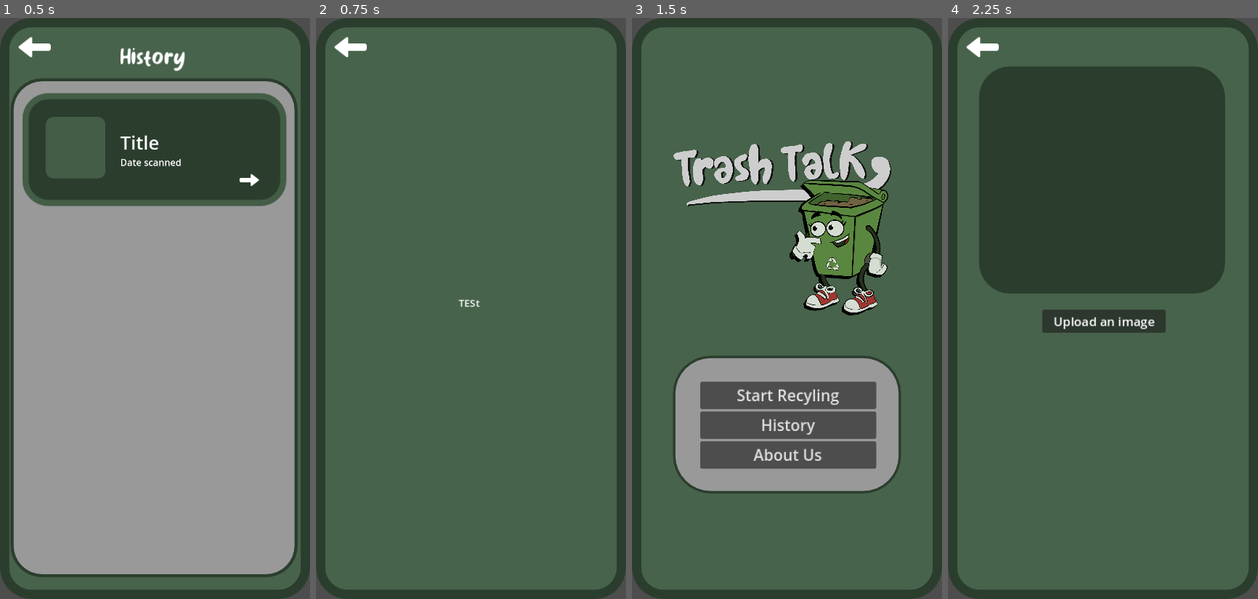
Above: before the commit, frames 1-4 (left to right).
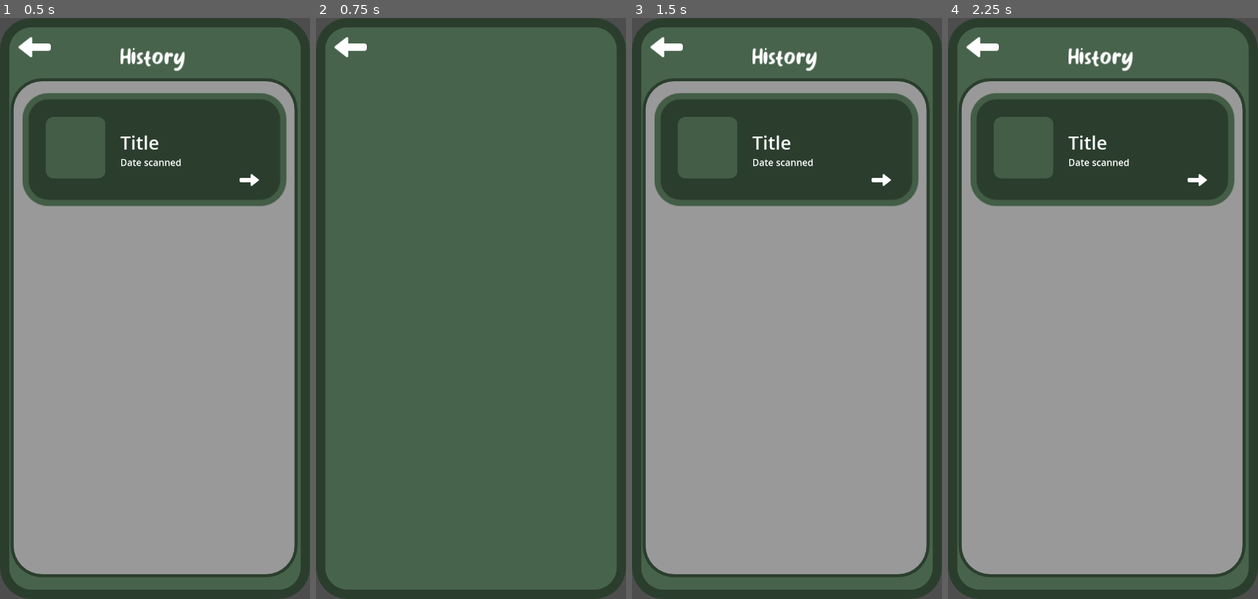
Above: after the commit, the same moments.

Repository: JeremieBolduc/polyhx-h2024
Game: Godot game, scene res://Application/history.tscn
The game is run twice, just before and just after one commit, with the same random seed, the same clock (stepped at 60 frames per second) and the same inputs. This scene is started directly instead of the project's main scene.
Inputs (mouse positions are in pixels of both pictures, inside the frame that each line leads up to):
- Up to frame 1 (0.5 s): no input
- Up to frame 2 (0.75 s): click "............" at 0.5 s
- Up to frame 3 (1.5 s): click (666, 47) at 1.25 s
- Up to frame 4 (2.25 s): click (1103, 395) at 2 s, where only the run before the commit has a clickable "Start Recyling"

Frame 1 is identical in both runs. In frame 2, less than 0.1% of the frame differs, in the area x 45-53%, y 48-50%; in frame 3, 68%, in the area x 3-97%, y 3-97%; in frame 4, 68%.

Commit message:
go Jeremie go

Diff:
--- a/Godot/Application/about_us.tscn
+++ b/Godot/Application/about_us.tscn
@@ -24,6 +24,7 @@
 
 [node name="Screen" parent="." instance=ExtResource("1_yvbqf")]
 layout_mode = 1
+urlToMainMenu = "res://Application/main_screen.tscn"
 
 [node name="Panel2" type="Panel" parent="Screen"]
 custom_minimum_size = Vector2(460, 350)
--- a/Godot/Application/button_template.gd
+++ b/Godot/Application/button_template.gd
@@ -14,3 +14,6 @@
 func _on_button_pressed():
 	print("okesdpofks")
 	get_tree().change_scene_to_file(urlToHistoryItem)
+
+func setup(itemInfo):
+	pass
--- /dev/null
+++ b/Godot/Application/history.gd
@@ -0,0 +1,11 @@
+extends Control
+
+
+# Called when the node enters the scene tree for the first time.
+func _ready():
+	pass # bd
+
+
+# Called every frame. 'delta' is the elapsed time since the previous frame.
+func _process(delta):
+	pass
--- a/Godot/Application/history.tscn
+++ b/Godot/Application/history.tscn
@@ -1,5 +1,6 @@
-[gd_scene load_steps=5 format=3 uid="uid://bpeyix2lmttp0"]
+[gd_scene load_steps=6 format=3 uid="uid://bpeyix2lmttp0"]
 
+[ext_resource type="Script" path="res://Application/history.gd" id="1_cxvl5"]
 [ext_resource type="PackedScene" uid="uid://d4b8037q6kkr0" path="res://Application/template.tscn" id="1_nws43"]
 [ext_resource type="FontFile" uid="uid://gxpgup0y8y27" path="res://Media/Font/Sakamoto.ttf" id="2_n7uvu"]
 [ext_resource type="PackedScene" uid="uid://471io5grnwcd" path="res://Application/button_template.tscn" id="2_rcfyh"]
@@ -22,9 +23,11 @@
 anchor_bottom = 1.0
 grow_horizontal = 2
 grow_vertical = 2
+script = ExtResource("1_cxvl5")
 
 [node name="Screen" parent="." instance=ExtResource("1_nws43")]
 layout_mode = 1
+urlToMainMenu = "res://Application/main_screen.tscn"
 
 [node name="RichTextLabel" type="RichTextLabel" parent="."]
 layout_mode = 0
--- a/Godot/Application/history_item.tscn
+++ b/Godot/Application/history_item.tscn
@@ -12,18 +12,4 @@
 
 [node name="Screen" parent="." instance=ExtResource("1_4ctd3")]
 layout_mode = 1
-
-[node name="RichTextLabel" type="RichTextLabel" parent="."]
-layout_mode = 1
-anchors_preset = 8
-anchor_left = 0.5
-anchor_top = 0.5
-anchor_right = 0.5
-anchor_bottom = 0.5
-offset_left = -20.0
-offset_top = -20.0
-offset_right = 20.0
-offset_bottom = 20.0
-grow_horizontal = 2
-grow_vertical = 2
-text = "TESt"
+urlToMainMenu = "res://Application/history.tscn"
--- a/Godot/Application/options.tscn
+++ /dev/null
@@ -1,14 +0,0 @@
-[gd_scene load_steps=2 format=3 uid="uid://x54dl5pvfnrd"]
-
-[ext_resource type="PackedScene" uid="uid://d4b8037q6kkr0" path="res://Application/template.tscn" id="1_jn7h4"]
-
-[node name="Control" type="Control"]
-layout_mode = 3
-anchors_preset = 15
-anchor_right = 1.0
-anchor_bottom = 1.0
-grow_horizontal = 2
-grow_vertical = 2
-
-[node name="Screen" parent="." instance=ExtResource("1_jn7h4")]
-layout_mode = 1
--- a/Godot/Application/start_recyling.tscn
+++ b/Godot/Application/start_recyling.tscn
@@ -25,6 +25,7 @@
 
 [node name="Screen" parent="." instance=ExtResource("2_qys28")]
 layout_mode = 1
+urlToMainMenu = "res://Application/main_screen.tscn"
 
 [node name="Image" type="Panel" parent="."]
 layout_mode = 1
--- a/Godot/Application/template.tscn
+++ b/Godot/Application/template.tscn
@@ -23,7 +23,6 @@
 grow_horizontal = 2
 grow_vertical = 2
 script = ExtResource("1_nek5t")
-urlToMainMenu = "res://Application/main_screen.tscn"
 
 [node name="Panel" type="Panel" parent="."]
 layout_mode = 1
